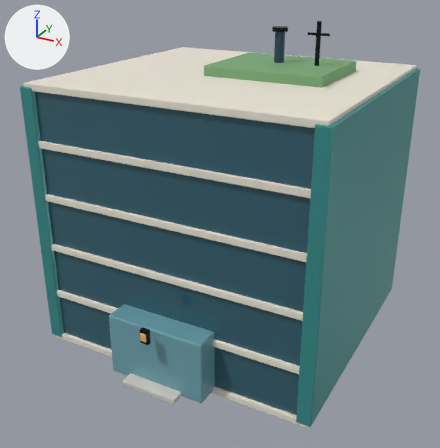
What one commit did to the glTF model assets/models/realistic/OFF_LOW_2x2_001.glb.
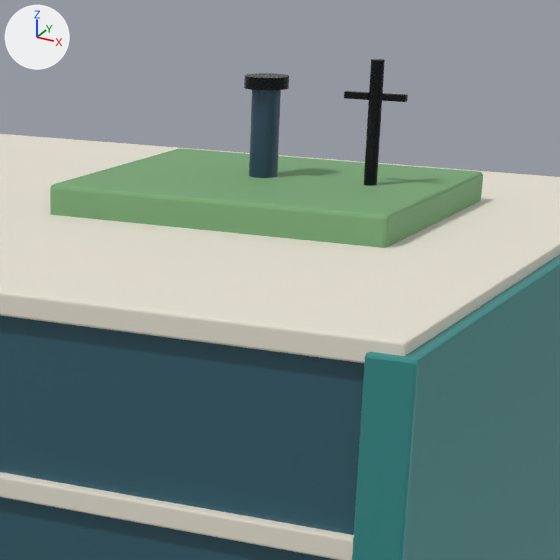
Each version is shown whole from a camera (50 mm lens) standing at (3.15, -6.07, 4.22) and looking at (0.03, -0.38, 1.38), then close up on the part from 42% to 87% of the width and 0% to 44% of the height. Every picture has the same lights, and +X, +Y and +Z are marked at upper left. The last two pictures show the newer version. Objects named as collision shapes, trigger or cutter boxes, shadow casters or lower levels of detail are left out. Where no turn or scale is listed for an object, it has been applied to the vertices. Vertices at exactly the same position are counted once.

The scene before the commit, as lines of its bpy script (objects in view):
```python
me_cube = bpy.data.meshes.new('Cube')
me_cube.from_pydata(...)  # 984 vertices, 1896 faces; spans x -1.68..1.68, y -1.94..1.55, z -1.54..2.1
me_cube.materials.append(mat_focus_real_glass_dark)  # dark cyan #35616f
me_cube.materials.append(mat_focus_real_paper)  # white #eae5d6
me_cube.materials.append(mat_focus_real_teal)  # cyan #3c9593
me_cube.materials.append(mat_focus_real_glass)  # cyan #6fa4af
me_cube.materials.append(mat_focus_real_grass)  # green #79a876
me_cube.materials.append(mat_focus_real_black)  # black #1d2124
me_cube.materials.append(mat_focus_real_window_warm)  # orange #eab86f
me_cube.materials.append(mat_focus_real_concrete_light)  # light grey #cecbc2
me_cube.materials.append(mat_focus_real_navy)  # dark blue #355065
ob_off_low_2x2_001_visual = bpy.data.objects.new('OFF_LOW_2x2_001_Visual', me_cube)
ob_off_low_2x2_001_visual.location = (0.0, 0.0, 1.5)
```
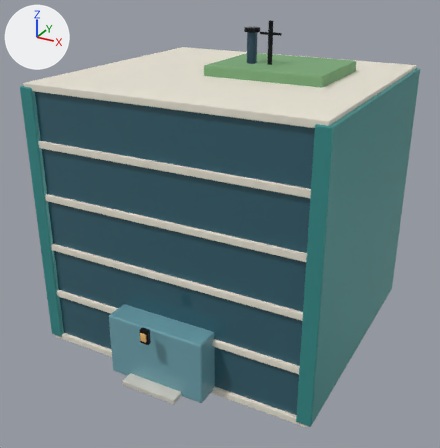
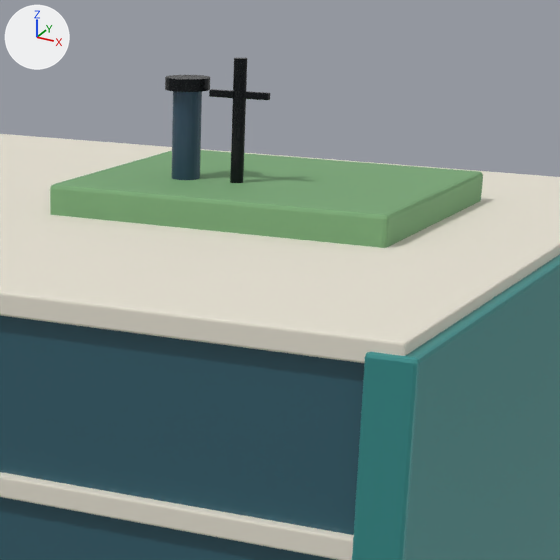
What the commit changed:
me_cube has 984 vertices, 1896 faces and spans x -1.68..1.68, y -1.94..1.55, z -1.54..2.1.
me_cube is used by ob_off_low_2x2_001_visual; location (0.0, 0.0, 1.5).
me_cube part 1: the loose piece of 48 vertices spanning x 0.32..0.49, y 0.19..0.36, z 1.98..2.02 is moved by (-0.24, -0.19, 0.0).
me_cube part 2: the loose piece of 48 vertices spanning x 0.82..0.87, y 0.25..0.3, z 1.65..2.1 is moved by (-0.47, -0.19, 0.0).
me_cube part 3: the loose piece of 56 vertices spanning x 0.72..0.96, y 0.27..0.29, z 1.96..1.98 is moved by (-0.47, -0.19, 0.0).
me_cube part 4: the loose piece of 48 vertices spanning x 0.35..0.46, y 0.22..0.33, z 1.65..1.99 is moved by (-0.24, -0.19, 0.0).

Location of each change, [x1, y1, x2, y2] in pixels of the close-ups (560 x 560 px; the box of a moved part takes in the faces that stretch with it):
'OFF_LOW_2x2_001_Visual', reshaped
    before: [0, 59, 560, 560]
    after: [0, 58, 560, 560]
part 1 of me_cube, moved or reshaped
    before: [244, 73, 289, 90]
    after: [165, 75, 210, 92]
part 2 of me_cube, moved or reshaped
    before: [364, 59, 385, 186]
    after: [230, 58, 247, 183]
part 3 of me_cube, moved or reshaped
    before: [344, 91, 408, 102]
    after: [209, 89, 270, 100]
part 4 of me_cube, moved or reshaped
    before: [249, 90, 281, 178]
    after: [172, 91, 202, 180]
